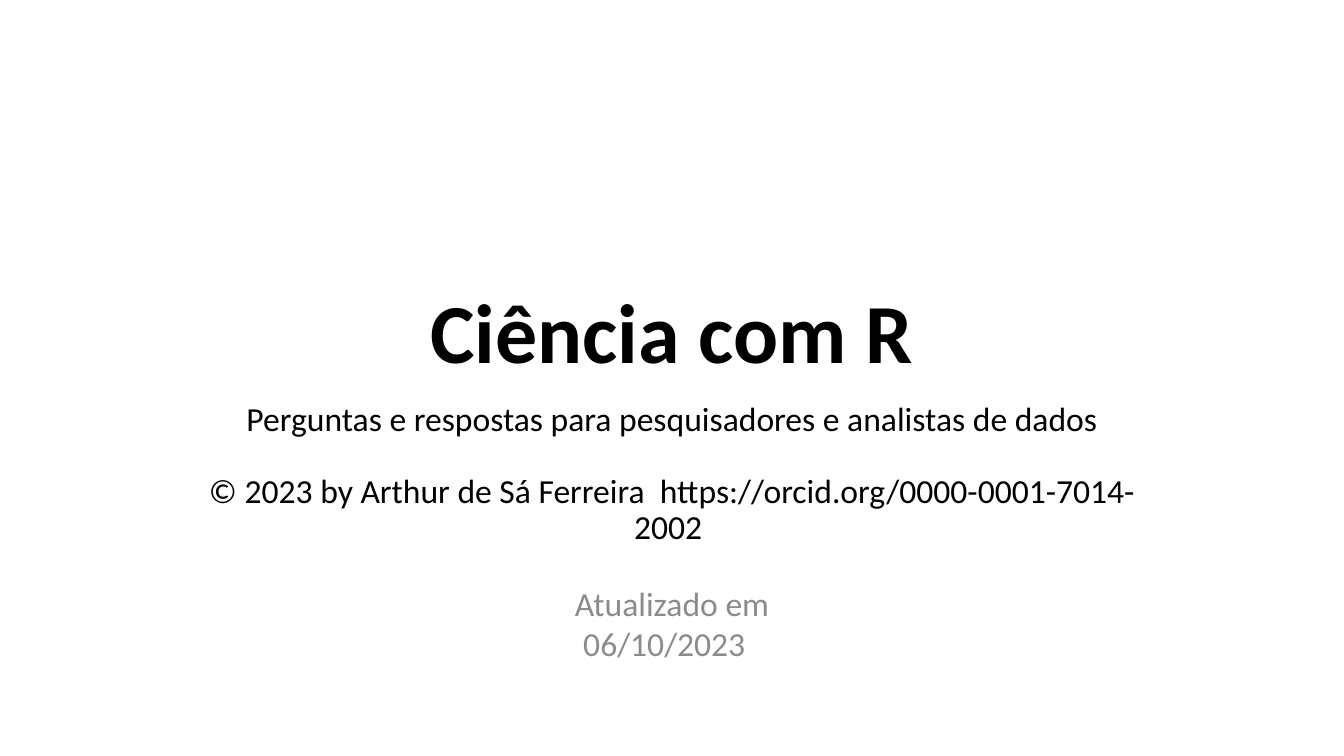
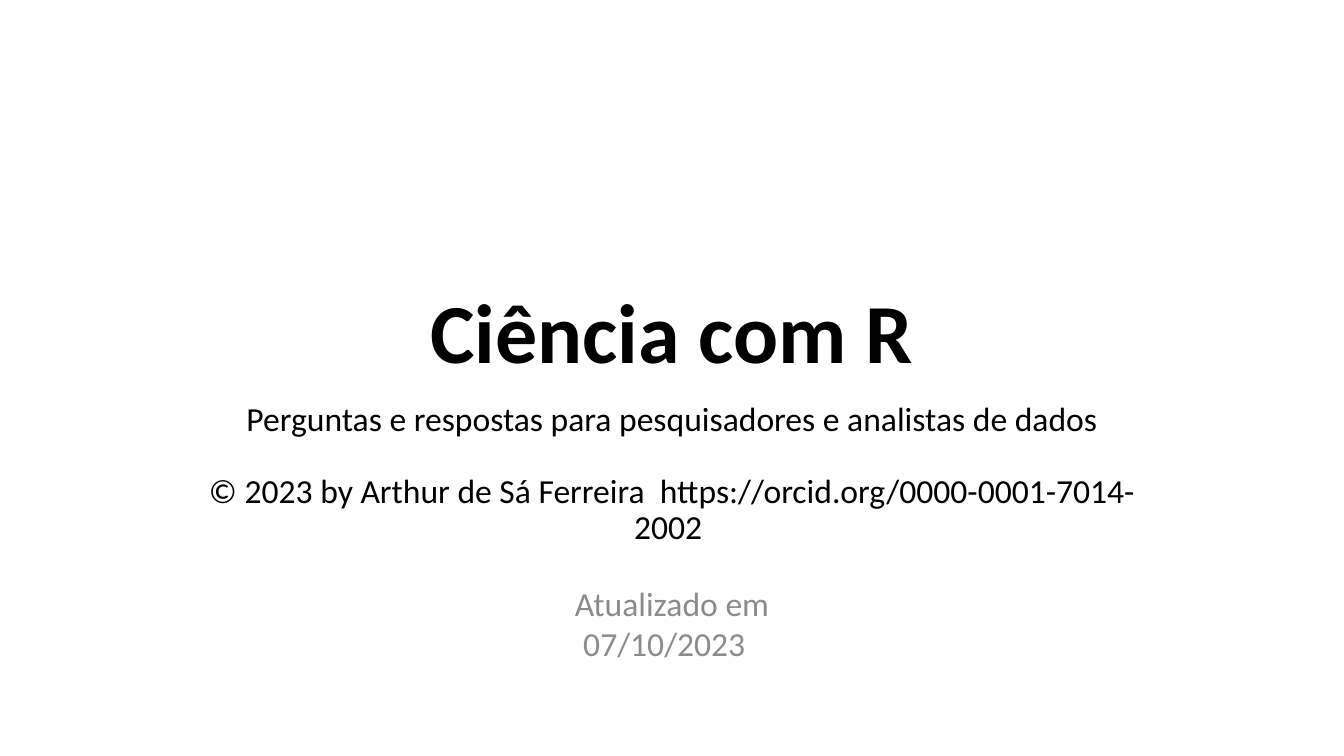
Before and after one commit to FerreiraAS/Ciencia-com-R, a slide deck: slide 1 of Ciência-com-R.pptx. Drawn at 1344x756 pixels with LibreOffice and Linux fonts; fonts in the diff are those of the drawing. Boxes give left, top, right and bottom in pixels: in the first picture for what was removed or moved away, otherwise in the second. Text is boxed around its words. In the diff, an @@ line names an element or a change of style, - is before the commit and + after.

```diff
--- a/Ciência-com-R.pptx
+++ b/Ciência-com-R.pptx
@@ text at box(575, 592, 770, 658): text changed @@
-Atualizado em 06/10/2023
+Atualizado em 07/10/2023
```
Also in this commit, not shown: 13 other slides changed, 37 other files.
